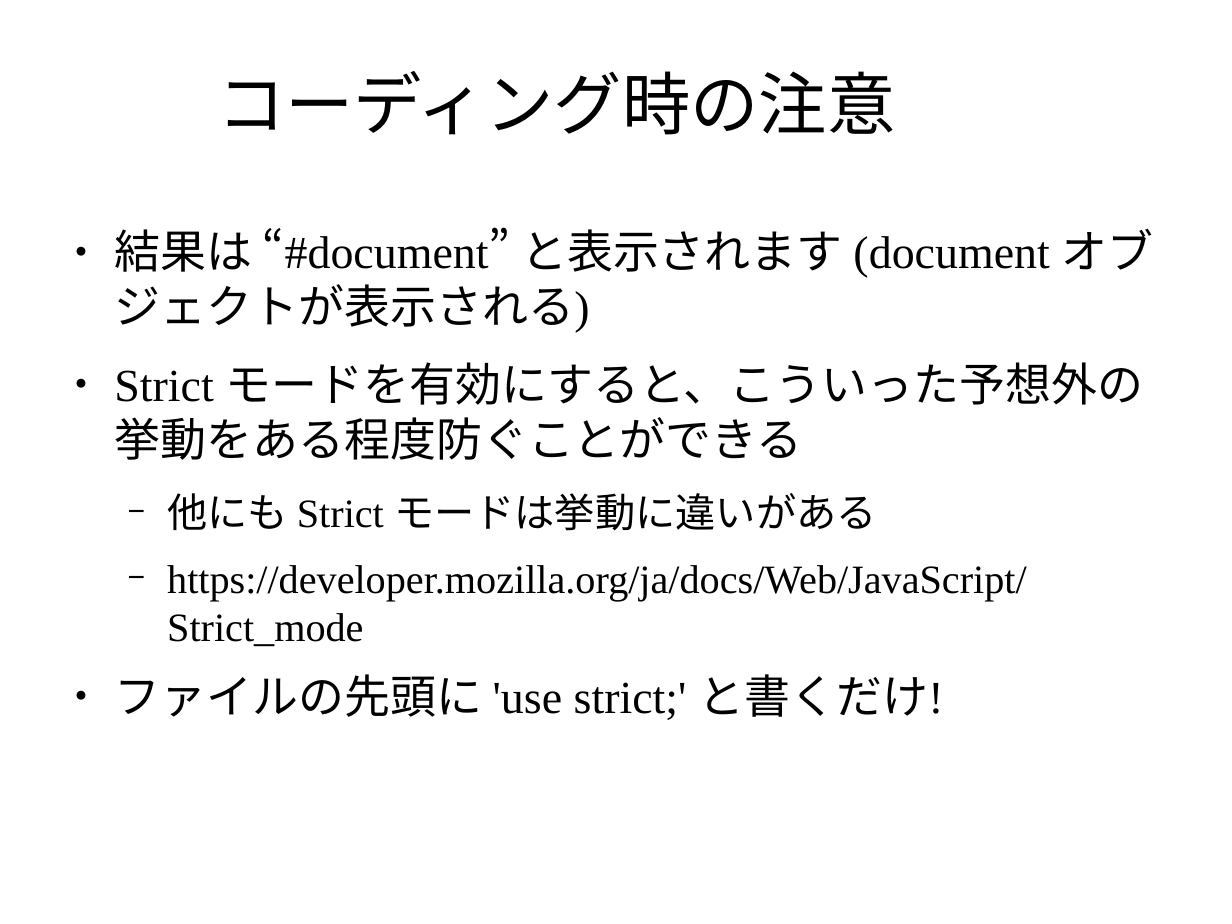
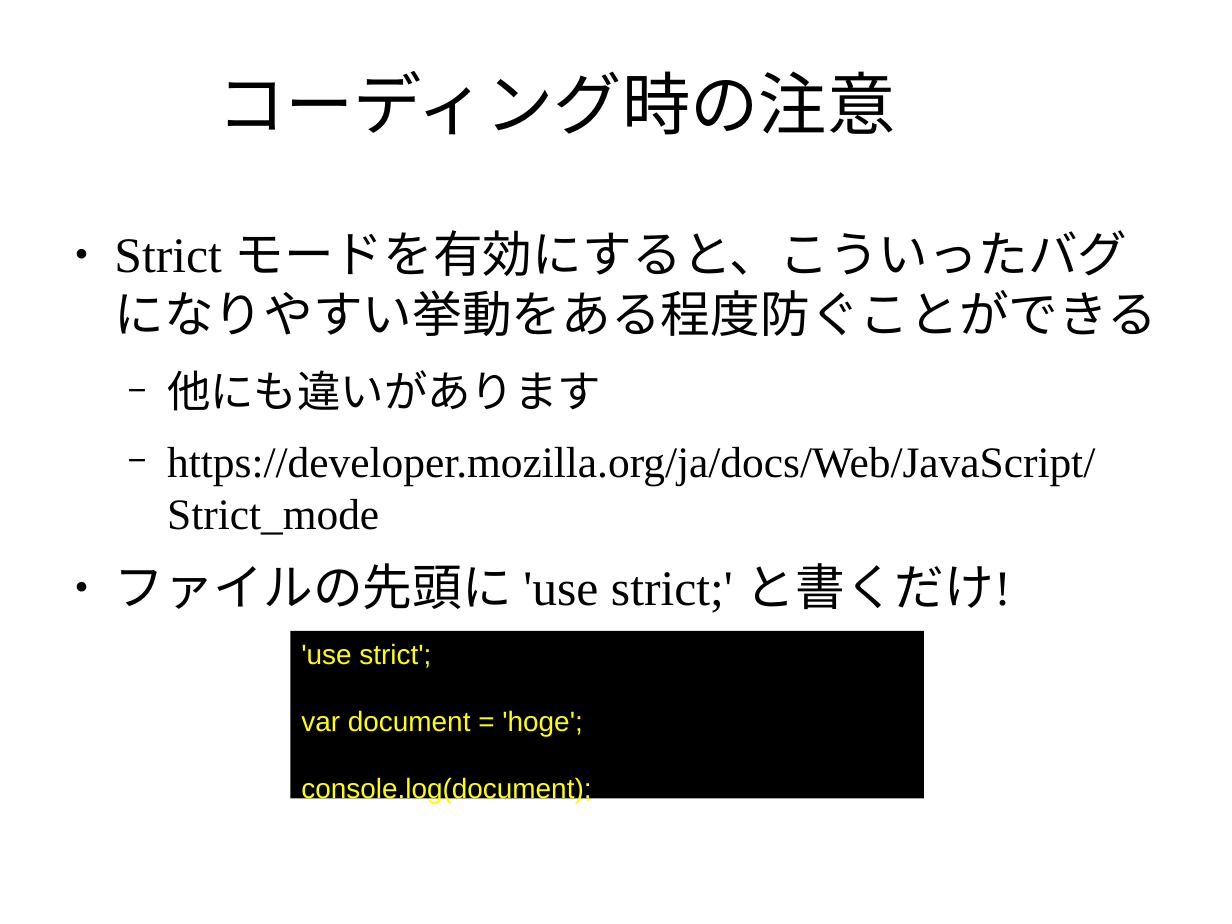
Before and after one commit to masakura/slides, a slide deck: slide 29 of html5jk#1/slide2.odp (slide 28 before the commit). Drawn at 1232x924 pixels with LibreOffice and Linux fonts; fonts in the diff are those of the drawing; background and template pictures are left out. Boxes give left, top, right and bottom in pixels: in the first picture for what was removed or moved away, otherwise in the second. Text is boxed around its words. In the diff, an @@ line names an element or a change of style, - is before the commit and + after.

```diff
--- a/html5jk#1/slide2.odp
+++ b/html5jk#1/slide2.odp
@@ text at (114,230,1156,411): text changed; size 29.6 to 32 pt @@
-● 結果は “#document” と表示されます (document オブジェクトが表示される)
-● Strict モードを有効にすると、こういった予想外の挙動をある程度防ぐことができる
-  − 他にも Strict モードは挙動に違いがある
+● Strict モードを有効にすると、こういったバグになりやすい挙動をある程度防ぐことができる
+  − 他にも違いがあります
@@ text at (114,447,1095,613): size 25.9 to 28 pt in "https://developer.mozilla.org/ja/docs/Web/JavaScript/Strict_ ..."; size 29.6 to 32 pt in "ファイルの先頭に 'use strict;' と書くだけ!" @@
@@ rectangle added at (291,631,925,798), fill #000000, 18 pt, text #FFFF00 @@
+'use strict';
+var document = 'hoge';
+console.log(document);
```
Also in this commit, not shown: 9 other slides changed, 4 slides added, 2 other files.
